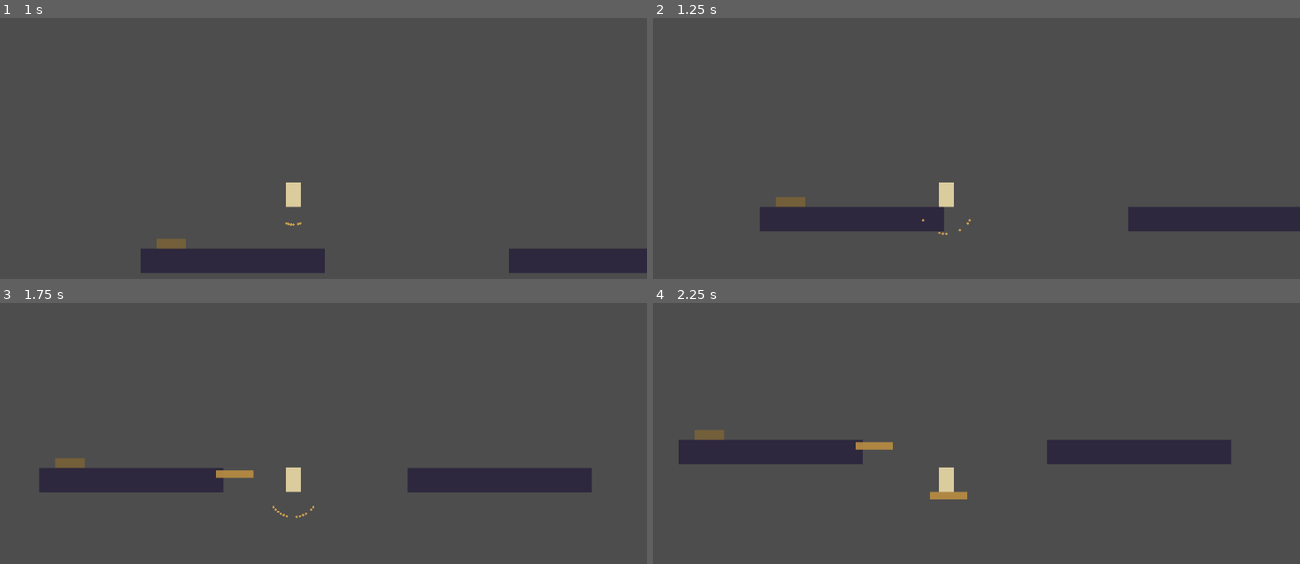
Above: before the commit, frames 1-4 (two rows, left to right).
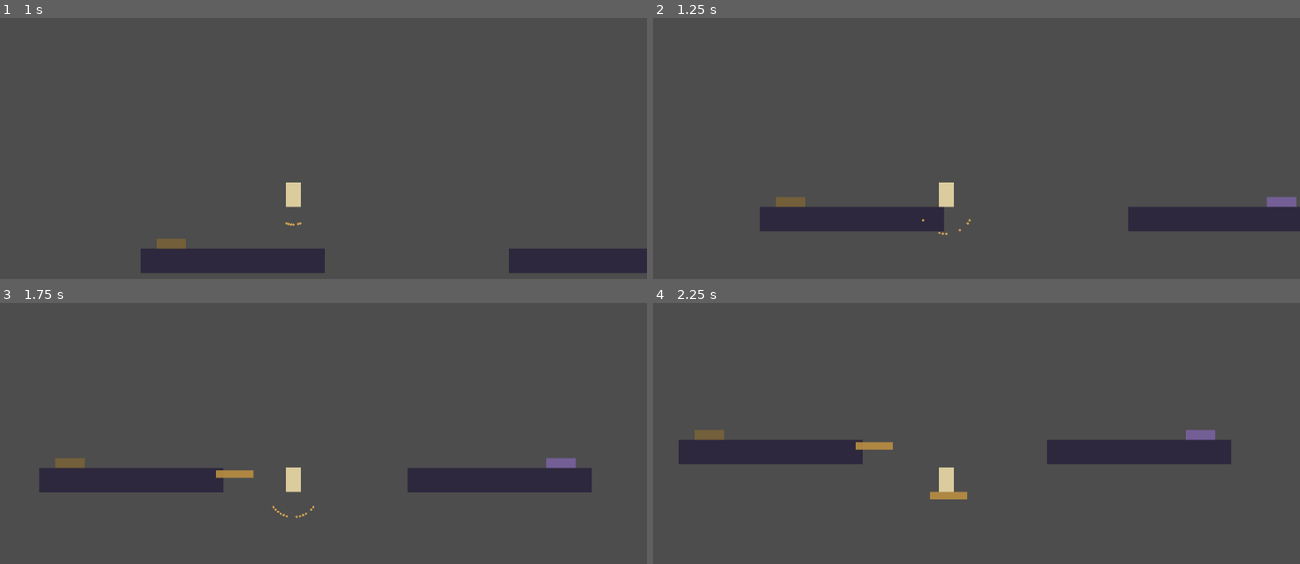
Above: after the commit, the same moments.

Repository: Sintfoap/MonthOfGame
Game: Godot game, scene res://scenes/Midgard.tscn
Same seed, same stepped clock (60 frames per second), same inputs: the game is played once before the commit and once after it.
Inputs:
- Up to frame 1 (1 s): tap Enter (ui_accept) at 0.5, 0.77 s; hold Right (ui_right) from 0.53 s (still down); tap L at 0.6 s; tap J at 0.8 s
- Up to frame 2 (1.25 s): keep holding Right (ui_right)
- Up to frame 3 (1.75 s): keep holding Right (ui_right); tap J at 1.35 s; tap Enter (ui_accept) at 1.52 s; tap K at 1.55 s
- Up to frame 4 (2.25 s): release Right (ui_right) at 2.03 s; hold Left (ui_left) from 2.03 s (still down); tap K at 2.1 s

Frame 1 is identical in both runs. In frame 2, 0.2% of the frame differs, in the area x 94-100%, y 68-73%; in frame 3, 0.2%, in the area x 84-90%, y 59-64%; in frame 4, 0.2%.

Commit message:
Add Wizardry: third playable school, third world (Alfheim)
Implements the wandering-mote turmite from the prototype as real gameplay.
The mote marks each cell it crosses and only turns on revisiting a marked
cell, so across open lattice in a short run it travels a precise straight
line -- matching the design's "exact, controllable" pillar for Wizardry
while still being a genuine state-dependent automaton rather than a
raycast. Its trail renders via a new WizardryBeam node anchored to the
world root rather than the player, so it doesn't drag along if the caster
moves right after casting.

New world Alfheim: touching its altar grants Wizardry; a gate taller than
the player's max jump blocks the return path, passable only by landing the
mote on a WizardrySwitch on the far side -- a target the player's own body
can't reach by walking or jumping, demonstrating why this school's
precision matters. Midgard gets a second trigger, on the far side of the
Smithcraft bridge, leading into Alfheim.

Verified headless before committing: idle checks on all three scenes (zero
errors), plus a scripted run that unlocks Wizardry, casts it, and confirms
the gate is freed once the mote reaches the switch -- with the player's own
position staying perfectly stable throughout the cast.

Diff:
--- /dev/null
+++ b/scenes/Alfheim.tscn
@@ -0,0 +1,6 @@
+[gd_scene load_steps=2 format=3]
+
+[ext_resource type="Script" path="res://scripts/levels/Alfheim.gd" id="1"]
+
+[node name="Alfheim" type="Node2D"]
+script = ExtResource("1")
--- a/scenes/Player.tscn
+++ b/scenes/Player.tscn
@@ -1,8 +1,9 @@
-[gd_scene load_steps=5 format=3]
+[gd_scene load_steps=6 format=3]
 
 [ext_resource type="Script" path="res://scripts/player/Player.gd" id="1"]
 [ext_resource type="Script" path="res://scripts/abilities/Galdur.gd" id="2"]
 [ext_resource type="Script" path="res://scripts/abilities/Smithcraft.gd" id="3"]
+[ext_resource type="Script" path="res://scripts/abilities/Wizardry.gd" id="4"]
 
 [sub_resource type="RectangleShape2D" id="RectangleShape2D_1"]
 size = Vector2(24, 40)
@@ -23,3 +24,6 @@
 
 [node name="SmithcraftAbility" type="Node" parent="."]
 script = ExtResource("3")
+
+[node name="WizardryAbility" type="Node" parent="."]
+script = ExtResource("4")
--- /dev/null
+++ b/scripts/abilities/Wizardry.gd
@@ -0,0 +1,81 @@
+extends Node
+
+## Wizardry: a mobile automaton (turmite), like the prototype's Wandering
+## Mote. The mote marks each cell it crosses; landing on an already-marked
+## cell is the only thing that turns it. In practice that means it travels
+## in a precise straight line through open lattice — the "exact,
+## controllable" wand of the six schools — and would only spiral once it
+## crossed its own path. Reaching a WizardrySwitch fires it.
+
+const CELL_SIZE := 16.0
+const MAX_STEPS := 60
+const STEP_INTERVAL := 0.015
+const TRIGGER_RADIUS := 10.0
+
+var _marks := {}
+var _pos := Vector2i.ZERO
+var _dir := Vector2i.ZERO
+var _steps := 0
+var _active := false
+var _timer := 0.0
+var _beam: WizardryBeam = null
+
+
+func cast(world_pos: Vector2, direction: Vector2) -> void:
+	if _active:
+		return
+	_marks.clear()
+	_pos = _to_grid(world_pos)
+	_dir = Vector2i(sign(direction.x) if direction.x != 0.0 else 1, 0)
+	_steps = 0
+	_active = true
+	_timer = 0.0
+
+	_beam = WizardryBeam.new()
+	get_tree().current_scene.add_child(_beam)
+
+
+func _to_grid(p: Vector2) -> Vector2i:
+	return Vector2i(round(p.x / CELL_SIZE), round(p.y / CELL_SIZE))
+
+
+func _process(delta: float) -> void:
+	if not _active:
+		return
+	_timer += delta
+	if _timer < STEP_INTERVAL:
+		return
+	_timer = 0.0
+	_step()
+
+
+func _step() -> void:
+	if _marks.get(_pos, false):
+		_dir = Vector2i(-_dir.y, _dir.x)
+	_marks[_pos] = true
+	_pos += _dir
+	_steps += 1
+
+	_beam.trail.append(_pos)
+	_beam.queue_redraw()
+	_check_switches()
+
+	if _steps >= MAX_STEPS:
+		_finish()
+
+
+func _check_switches() -> void:
+	var world_target := Vector2(_pos.x, _pos.y) * CELL_SIZE
+	for node in get_tree().get_nodes_in_group("wizardry_switch"):
+		if node.global_position.distance_to(world_target) <= TRIGGER_RADIUS:
+			node.fire()
+
+
+func _finish() -> void:
+	_active = false
+	var beam := _beam
+	_beam = null
+	get_tree().create_timer(0.5).timeout.connect(func():
+		if is_instance_valid(beam):
+			beam.queue_free()
+	)
--- /dev/null
+++ b/scripts/levels/Alfheim.gd
@@ -0,0 +1,32 @@
+extends Node2D
+
+## Álfheimr, second gated world. Touching the altar grants Wizardry. A gate
+## taller than the max jump blocks the return path; the only way past it is
+## reaching the switch on the far side with the mote, which isn't slowed by
+## solid geometry the way the player is.
+
+const PLAYER_SCENE := preload("res://scenes/Player.tscn")
+
+
+func _ready() -> void:
+	LevelBuilder.make_platform(self, Vector2(0, 300), Vector2(550, 40), Color(0.16, 0.16, 0.22))
+
+	var gate := LevelBuilder.make_platform(self, Vector2(20, 190), Vector2(16, 180), Color(0.3, 0.27, 0.4))
+	LevelBuilder.make_switch(
+		self, Vector2(150, 288), Color(0.55, 0.42, 0.78),
+		func(): gate.queue_free()
+	)
+
+	LevelBuilder.make_trigger(
+		self, Vector2(-100, 260), Vector2(32, 60), Color(0.55, 0.42, 0.78, 0.9),
+		func(_body): PlayerState.unlock("wizardry")
+	)
+
+	LevelBuilder.make_trigger(
+		self, Vector2(250, 272), Vector2(48, 16), Color(0.55, 0.42, 0.18, 0.6),
+		func(_body): get_tree().change_scene_to_file.call_deferred("res://scenes/Midgard.tscn")
+	)
+
+	var player := PLAYER_SCENE.instantiate()
+	player.position = Vector2(-150, 260)
+	add_child(player)
--- a/scripts/levels/Midgard.gd
+++ b/scripts/levels/Midgard.gd
@@ -4,7 +4,8 @@
 ## the rest of Midgard — too wide to jump (max jump carries ~155px), and
 ## a single Galdur ward isn't wide enough alone. It's meant to send the
 ## player down into Svartalfheim first to learn Smithcraft, then back here
-## to grow a permanent crystal bridge across.
+## to grow a permanent crystal bridge across. Once across, a second trigger
+## on the far platform leads to Alfheim to learn Wizardry.
 
 const PLAYER_SCENE := preload("res://scenes/Player.tscn")
 
@@ -18,6 +19,11 @@
 		func(_body): get_tree().change_scene_to_file.call_deferred("res://scenes/Svartalfheim.tscn")
 	)
 
+	LevelBuilder.make_trigger(
+		self, Vector2(700, 272), Vector2(48, 16), Color(0.55, 0.42, 0.78, 0.6),
+		func(_body): get_tree().change_scene_to_file.call_deferred("res://scenes/Alfheim.tscn")
+	)
+
 	var player := PLAYER_SCENE.instantiate()
 	player.position = Vector2(0, 260)
 	add_child(player)
--- a/scripts/player/Player.gd
+++ b/scripts/player/Player.gd
@@ -7,6 +7,7 @@
 @onready var sprite: Polygon2D = $Sprite
 @onready var galdur: Node2D = $GaldurAbility
 @onready var smithcraft: Node = $SmithcraftAbility
+@onready var wizardry: Node = $WizardryAbility
 
 
 func _ready() -> void:
@@ -46,3 +47,6 @@
 		# doesn't spawn on top of the player's own collision shape.
 		var origin := global_position + Vector2(facing * 24.0, 8.0)
 		smithcraft.cast(origin, Vector2(facing, 0.0))
+	elif event.keycode == KEY_L and PlayerState.has_wizardry:
+		var facing := 1.0 if sprite.scale.x >= 0.0 else -1.0
+		wizardry.cast(global_position + Vector2(facing * 24.0, 8.0), Vector2(facing, 0.0))
--- a/scripts/world/LevelBuilder.gd
+++ b/scripts/world/LevelBuilder.gd
@@ -57,3 +57,11 @@
 	)
 	parent.add_child(area)
 	return area
+
+
+static func make_switch(parent: Node, pos: Vector2, color: Color, on_trigger: Callable) -> WizardrySwitch:
+	var sw := WizardrySwitch.new()
+	sw.setup(pos, color)
+	sw.triggered.connect(on_trigger)
+	parent.add_child(sw)
+	return sw
--- /dev/null
+++ b/scripts/world/WizardryBeam.gd
@@ -0,0 +1,16 @@
+class_name WizardryBeam
+extends Node2D
+
+## Visual trail for a Wizardry cast. Lives at the world root (not on the
+## player) so it stays put in world space as the mote travels, instead of
+## dragging along with whatever the caster does next.
+
+const CELL_SIZE := 16.0
+
+var trail: Array = []
+
+
+func _draw() -> void:
+	for cell in trail:
+		var p: Vector2 = Vector2(cell.x, cell.y) * CELL_SIZE
+		draw_circle(p, 2.5, Color(0.55, 0.42, 0.78, 0.85))
--- /dev/null
+++ b/scripts/world/WizardrySwitch.gd
@@ -0,0 +1,28 @@
+class_name WizardrySwitch
+extends Node2D
+
+## A rune-node that only the Wizardry mote can reach — placed past a gate
+## or across a span the player can't walk or jump across. Fires once.
+
+signal triggered
+
+var _fired := false
+
+
+func setup(pos: Vector2, color: Color) -> void:
+	position = pos
+	add_to_group("wizardry_switch")
+
+	var visual := Polygon2D.new()
+	visual.color = color
+	visual.polygon = PackedVector2Array([
+		Vector2(-8, -8), Vector2(8, -8), Vector2(8, 8), Vector2(-8, 8)
+	])
+	add_child(visual)
+
+
+func fire() -> void:
+	if _fired:
+		return
+	_fired = true
+	triggered.emit()
Not shown, changed: README.md
